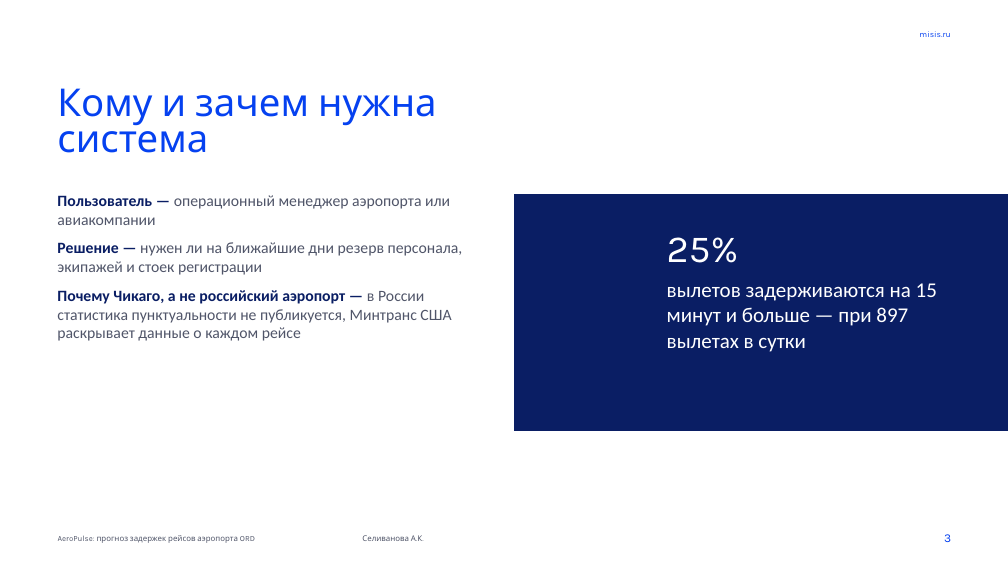
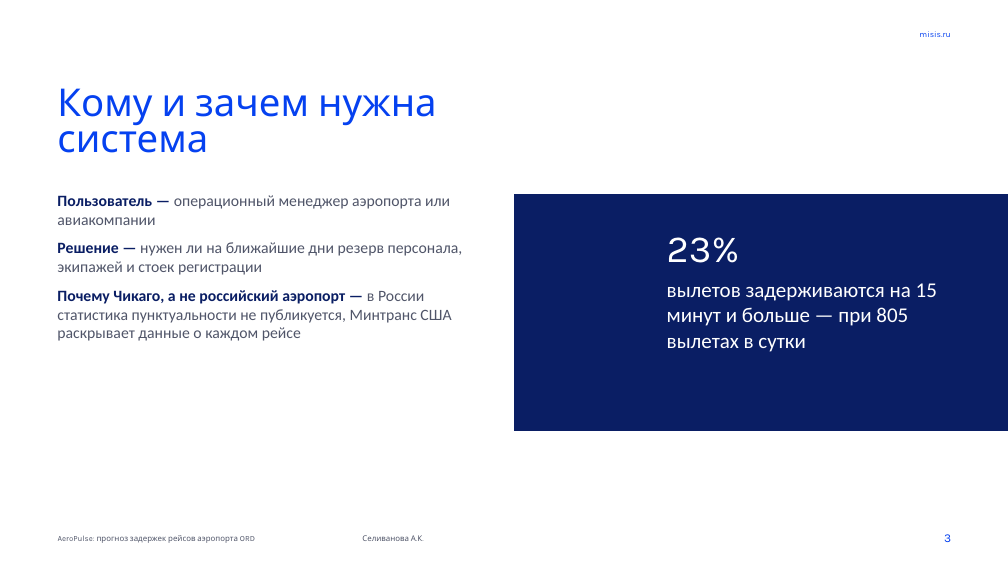
Before and after one commit to BuyBuy-Service/teterin, a slide deck: slide 3 of report/Презентация_AeroPulse.pptx. Drawn at 1008x567 pixels with LibreOffice and Linux fonts; fonts in the diff are those of the drawing; background and template pictures are left out. Boxes give left, top, right and bottom in pixels: in the first picture for what was removed or moved away, otherwise in the second. Text is boxed around its words. In the diff, an @@ line names an element or a change of style, - is before the commit and + after.

```diff
--- a/report/Презентация_AeroPulse.pptx
+++ b/report/Презентация_AeroPulse.pptx
@@ text at box(667, 237, 740, 263): text changed @@
-25%
+23%
@@ text at box(667, 283, 937, 352): text changed @@
-вылетов задерживаются на 15 минут и больше — при 897 вылетах в сутки
+вылетов задерживаются на 15 минут и больше — при 805 вылетах в сутки
```
Also in this commit, not shown: 8 other slides changed, 1 slide added, 25 other files.
